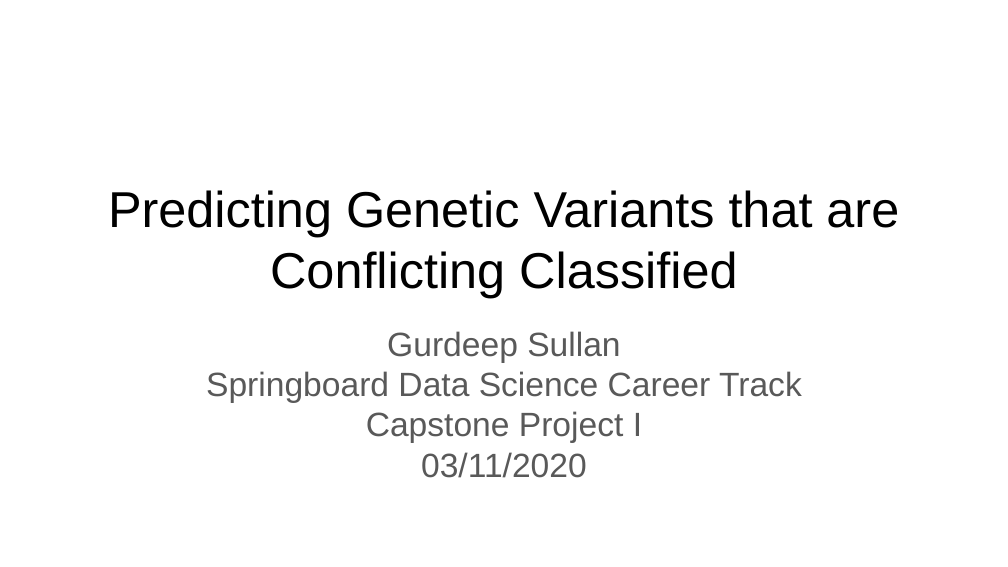
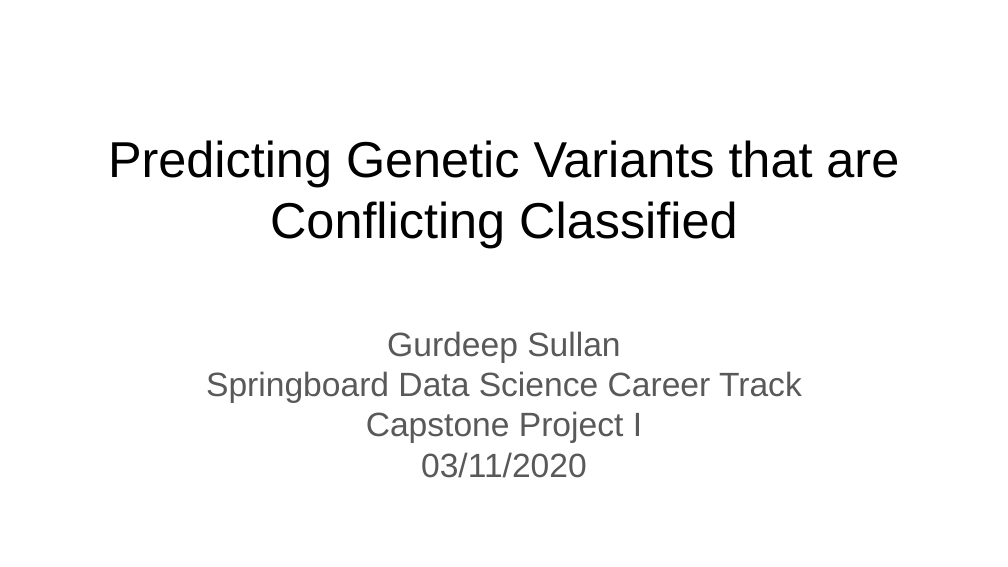
Before and after one commit to gksullan/Springboard_Capstone_1, a slide deck: slide 1 of reports/Predicting Genetic Variants that are Conflicting Classified.pptx. Drawn at 1008x567 pixels with LibreOffice and Linux fonts; fonts in the diff are those of the drawing. Boxes give left, top, right and bottom in pixels: in the first picture for what was removed or moved away, otherwise in the second. Text is boxed around its words. In the diff, an @@ line names an element or a change of style, - is before the commit and + after.

```diff
--- a/reports/Predicting Genetic Variants that are Conflicting Classified.pptx
+++ b/reports/Predicting Genetic Variants that are Conflicting Classified.pptx
@@ title "Predicting Genetic Variants that are ...": place and size @@
-title "Predicting Genetic Variants that are ..." at <box>108,190,899,298</box>
+title "Predicting Genetic Variants that are ..." at <box>108,140,899,247</box>
```
Also in this commit, not shown: 7 other slides changed, 3 slides added, 1 slide removed.
